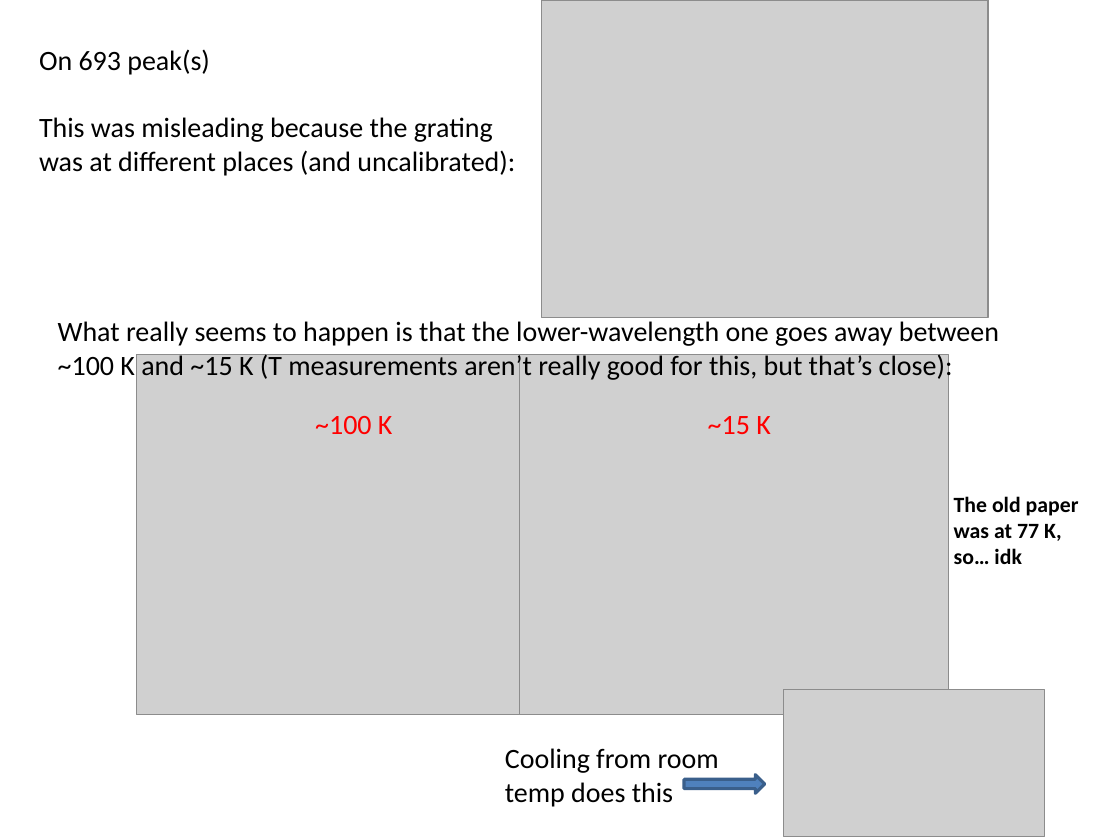
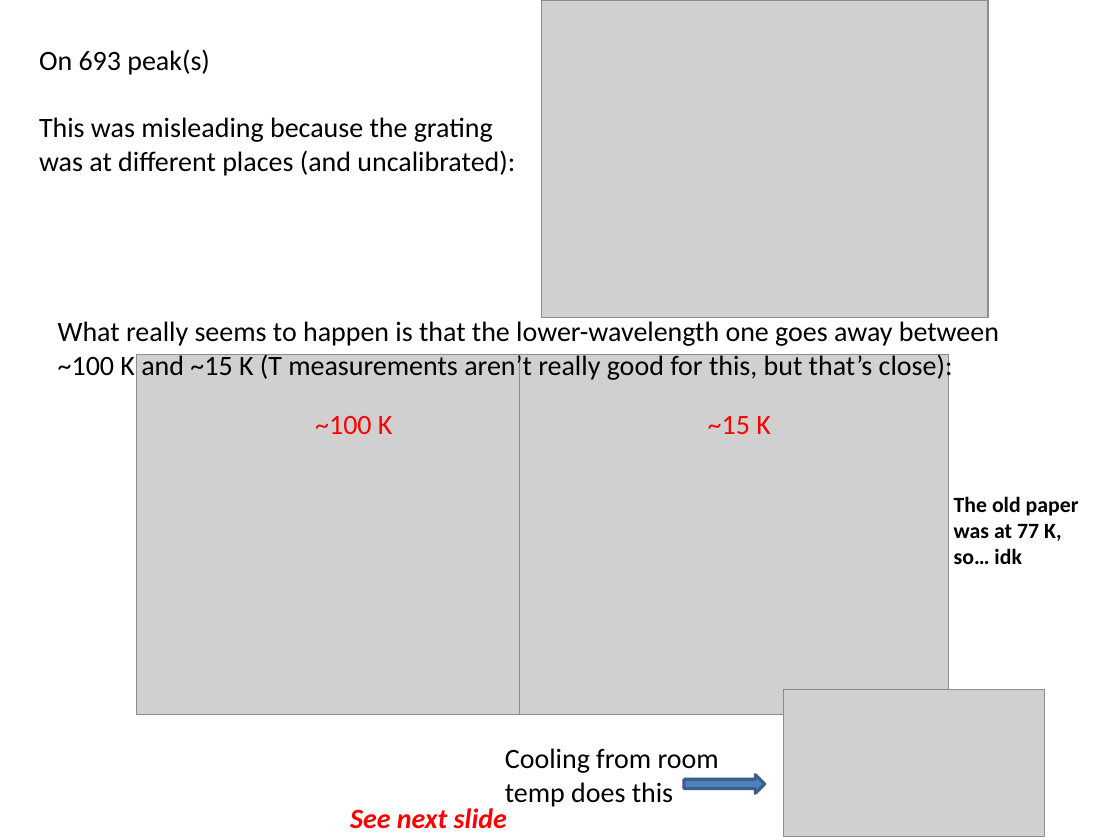
Before and after one commit to Waltmon/timthesis, a slide deck: slide 4 of thought_process.pptx. Drawn at 1120x840 pixels with LibreOffice and Linux fonts; fonts in the diff are those of the drawing; grey boxes stand for pictures. Boxes give left, top, right and bottom in pixels: in the first picture for what was removed or moved away, otherwise in the second. Text is boxed around its words. In the diff, an @@ line names an element or a change of style, - is before the commit and + after.

```diff
--- a/thought_process.pptx
+++ b/thought_process.pptx
@@ text added at box(350, 808, 507, 829), 18 pt, text #FF0000, bold, italic @@
+See next slide
```
Also in this commit, not shown: 1 slide added, 27 other files.
